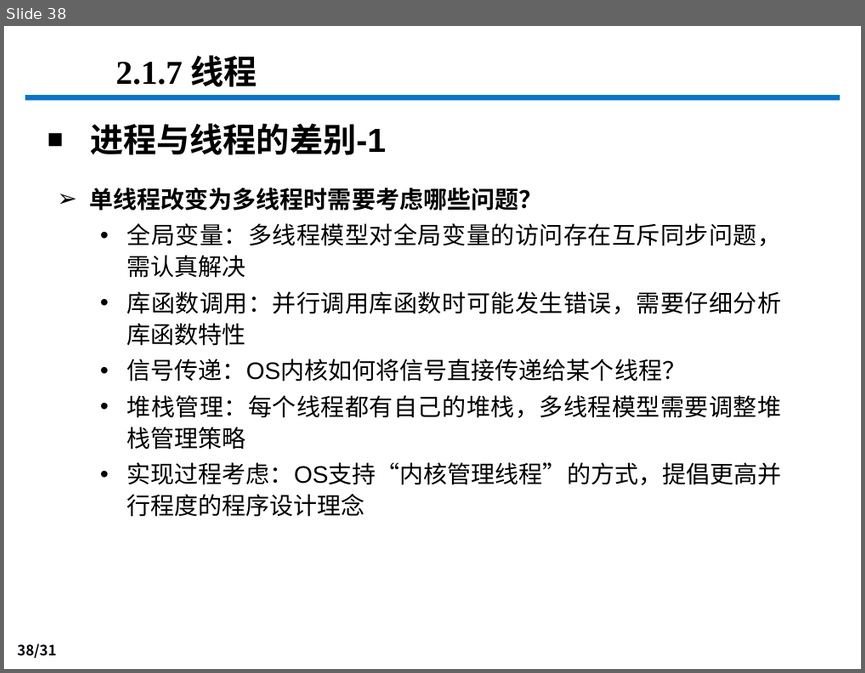
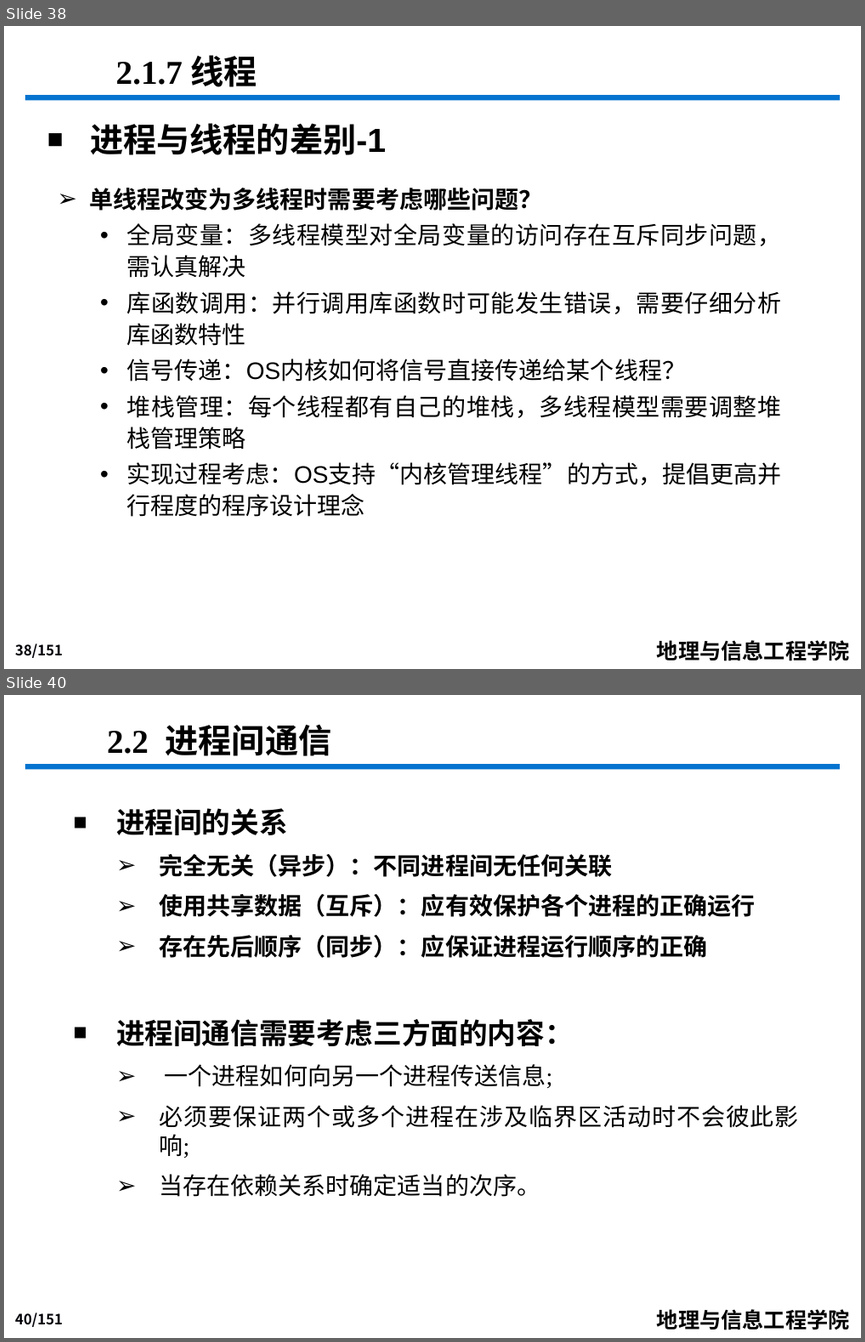
Before and after one commit to djzgroup/djzgroup.github.io, a slide deck: course/os/cha_2_process.pptx. Shown one above the other, each under a label of ours: slide 38 before the commit, slides 38 and 40 after it; the slides between them are not shown. The pictures are 865x673 and 865x1342 pixels, drawn with LibreOffice and Linux fonts; fonts in the diff are those of the drawing; background and template pictures are left out. Boxes give left, top, right and bottom in pixels: in the first picture for what was removed or moved away, otherwise in the second. Text is boxed around its words. In the diff, an @@ line names an element or a change of style, - is before the commit and + after.

```diff
--- a/course/os/cha_2_process.pptx
+++ b/course/os/cha_2_process.pptx
@@ slide 40 added at (4,695,861,1338), background #FFFFFF; not listed: 3 template elements that a slide beside it also shows @@
@@ text added at (107,724,332,756), 28 pt, text #000000, bold @@
+2.2 进程间通信
@@ text added at (116,808,799,1197), 20 pt, text #000000, bold @@
+■ 进程间的关系
+  ➢ 完全无关（异步）：不同进程间无任何关联
+  ➢ 使用共享数据（互斥）：应有效保护各个进程的正确运行
+  ➢ 存在先后顺序（同步）：应保证进程运行顺序的正确
+■ 进程间通信需要考虑三方面的内容：
+  ➢ 一个进程如何向另一个进程传送信息;
+  ➢ 必须要保证两个或多个进程在涉及临界区活动时不会彼此影响;
+  ➢ 当存在依赖关系时确定适当的次序。
@@ slide 38 changed as well @@
@@ page number at (15,643,63,658): text changed @@
-38/31
+38/151
@@ text added at (657,640,850,661), 18 pt, text #000000, bold @@
+地理与信息工程学院
```
Also in this commit, not shown: 37 other slides changed, 112 other slides added, 1 slide removed.
